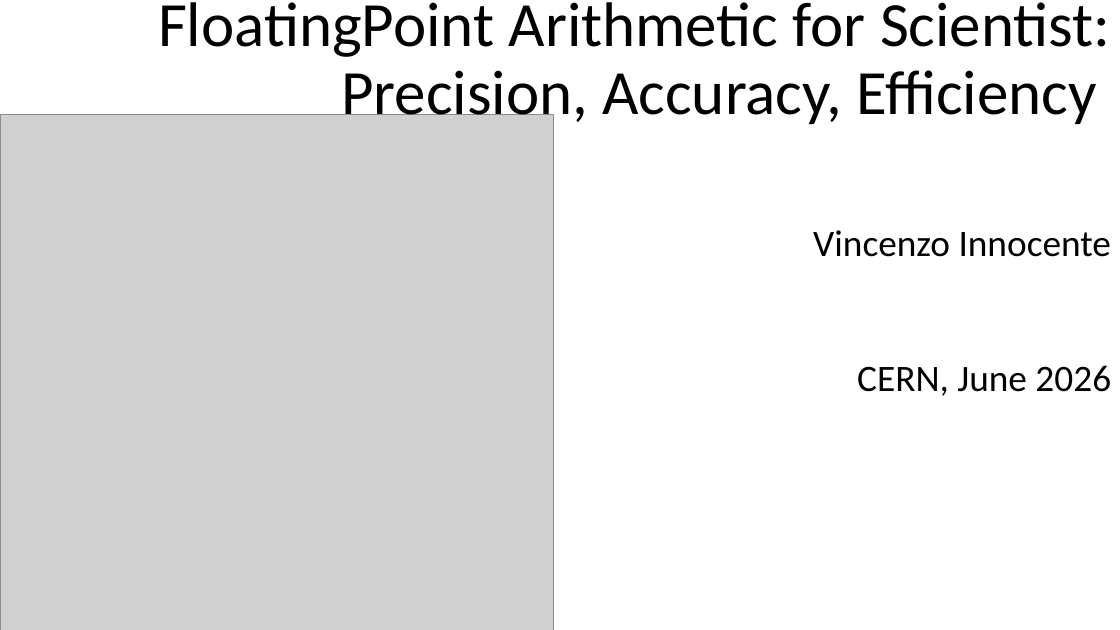
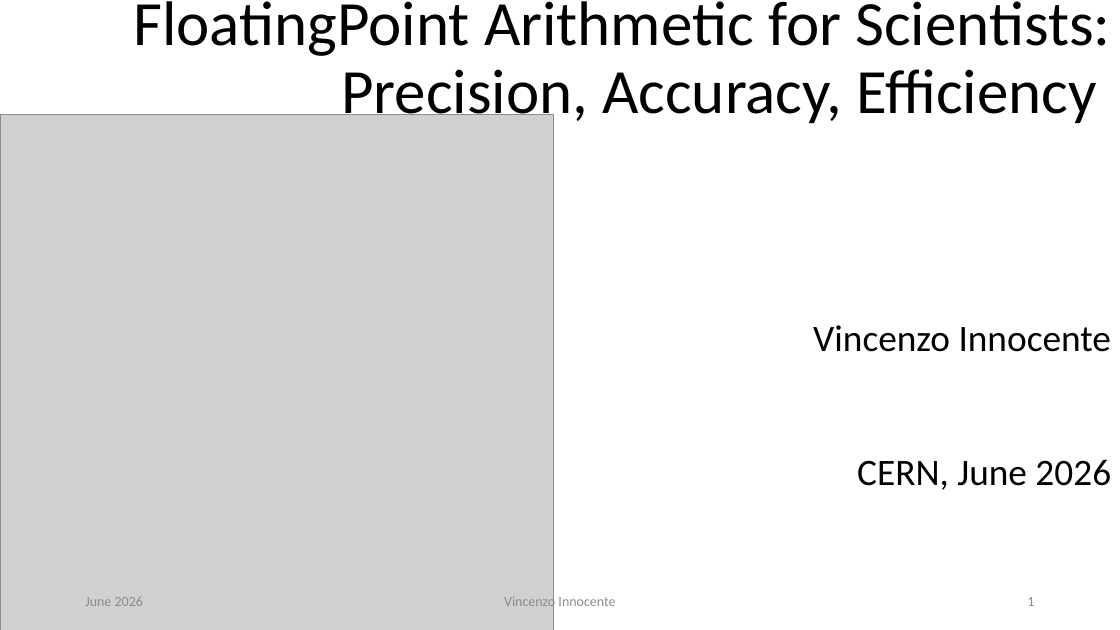
Before and after one commit to VinInn/FPCourse, a slide deck: slide 1 of Slides/FPforScientist.pptx. Drawn at 1120x630 pixels with LibreOffice and Linux fonts; fonts in the diff are those of the drawing; grey boxes stand for pictures. Boxes give left, top, right and bottom in pixels: in the first picture for what was removed or moved away, otherwise in the second. Text is boxed around its words. In the diff, an @@ line names an element or a change of style, - is before the commit and + after.

```diff
--- a/Slides/FPforScientist.pptx
+++ b/Slides/FPforScientist.pptx
@@ title at (133, 1, 1110, 129): text changed @@
-FloatingPoint Arithmetic for Scientist: Precision, Accuracy, Efficiency
+FloatingPoint Arithmetic for Scientists: Precision, Accuracy, Efficiency
@@ subtitle "Vincenzo Innocente": place and size @@
-subtitle "Vincenzo Innocente" at (813, 230, 1112, 396)
+subtitle "Vincenzo Innocente" at (813, 325, 1112, 490)
@@ text added at (85, 597, 143, 606), 12 pt, text #8C8C8C @@
+June 2026
@@ text added at (504, 594, 615, 610), 12 pt, text #8C8C8C @@
+Vincenzo Innocente
@@ page number added at (1027, 597, 1034, 606), 12 pt, text #8C8C8C @@
+1
```
Also in this commit, not shown: 70 other slides changed, 1 slide added, 1 slide removed, 1 other file.
